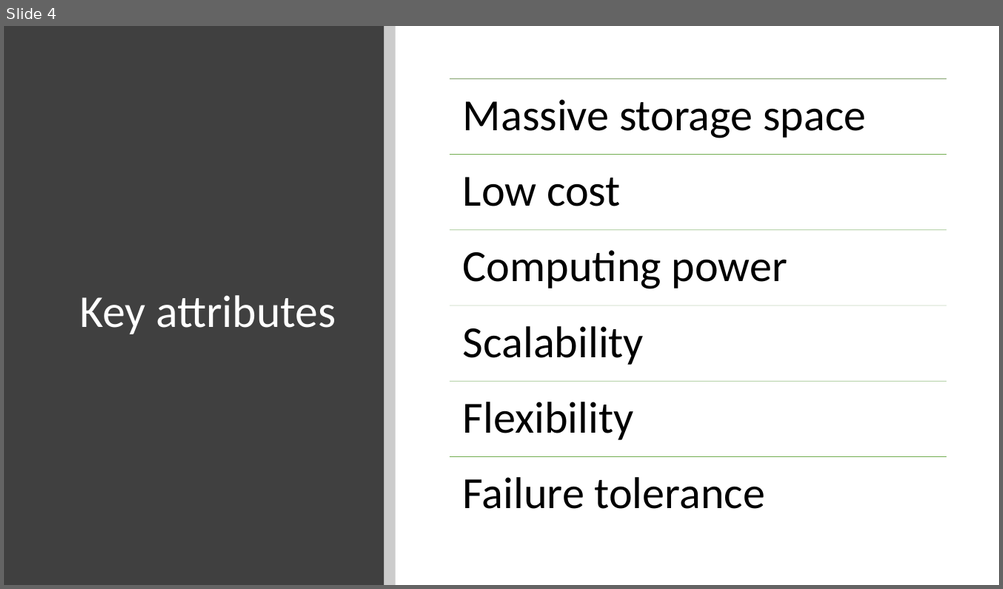
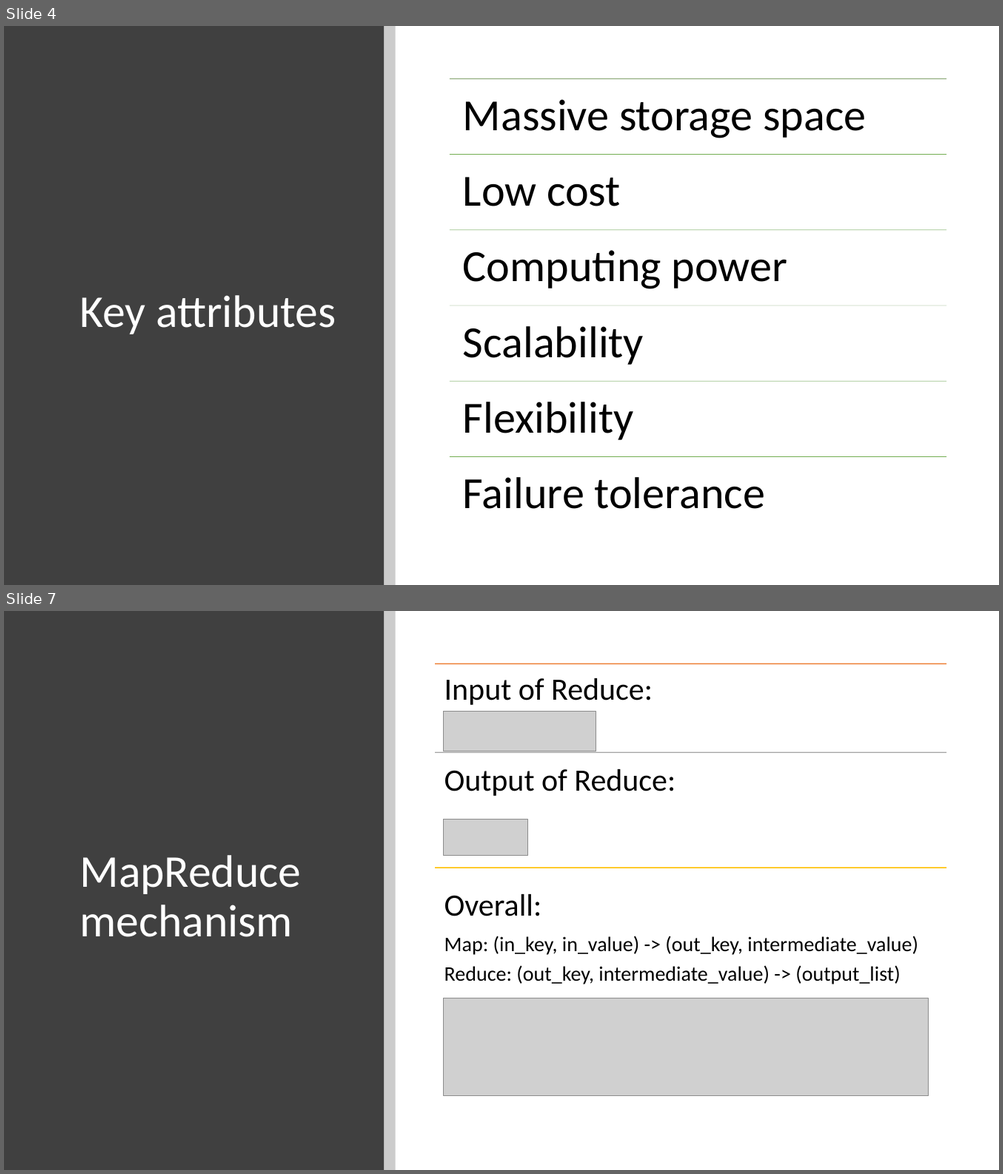
Before and after one commit to fnaticTrucMinh/UIT_AEP_BigDataRESEARCH, a slide deck: Hadoop Introduction.pptx. Shown one above the other, each under a label of ours: slide 4 before the commit, slides 4 and 7 after it; the slides between them are not shown. The pictures are 1003x589 and 1003x1174 pixels, drawn with LibreOffice and Linux fonts; fonts in the diff are those of the drawing; grey boxes stand for pictures. Boxes give left, top, right and bottom in pixels: in the first picture for what was removed or moved away, otherwise in the second. Text is boxed around its words. In the diff, an @@ line names an element or a change of style, - is before the commit and + after.

```diff
--- a/Hadoop Introduction.pptx
+++ b/Hadoop Introduction.pptx
@@ slide 7 added at (4,611,999,1170), background #FFFFFF @@
@@ rectangle added at (4,611,384,1170), fill #404040 @@
@@ rectangle added at (384,611,395,1170), fill #000000 at 20% opacity @@
@@ picture added at (444,712,596,752) @@
@@ picture added at (444,819,527,856) @@
@@ title added at (79,855,301,937), 44 pt, text #FFFFFF @@
+MapReduce mechanism
@@ group added at (435,664,946,985): 3 lines, 3 texts @@
+Input of Reduce:
+Output of Reduce:
+Overall:
+Map: (in_key, in_value) -> (out_key, intermediate_value)
+Reduce: (out_key, intermediate_value) -> (output_list)
@@ picture added at (444,999,928,1096) @@
```
Also in this commit, not shown: 2 slides changed, 9 other slides added.
